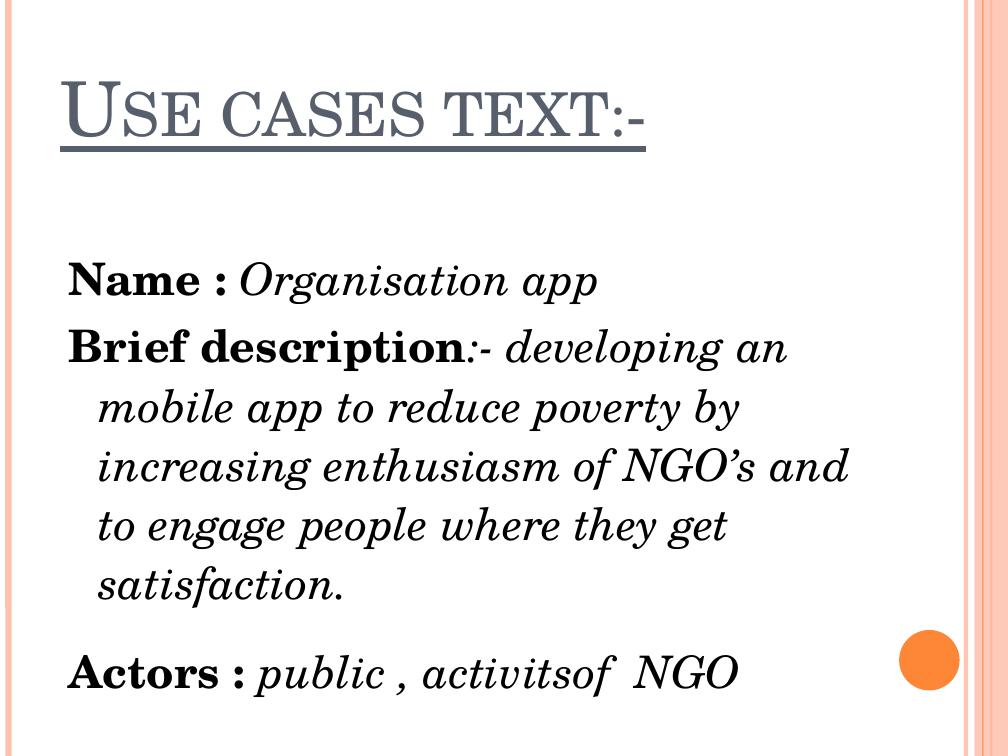
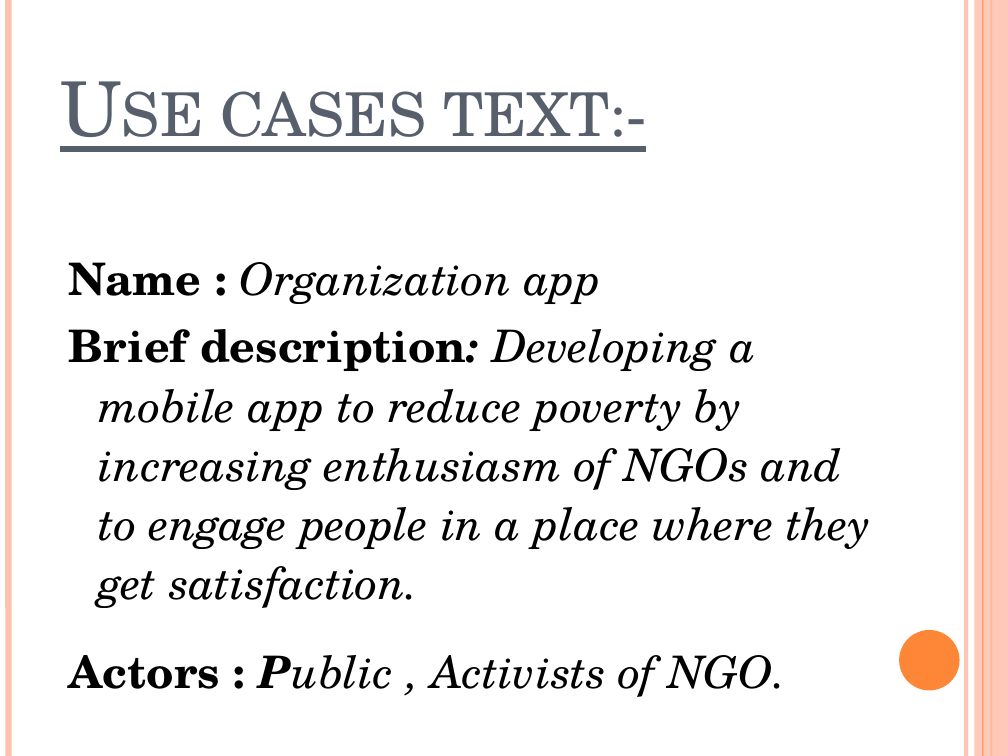
Before and after one commit to bhavikavanka/theme-based-project, a slide deck: slide 6 of Theme based project- organisation app.pptm. Drawn at 1008x756 pixels with LibreOffice and Linux fonts; fonts in the diff are those of the drawing. Boxes give left, top, right and bottom in pixels: in the first picture for what was removed or moved away, otherwise in the second. Text is boxed around its words. In the diff, an @@ line names an element or a change of style, - is before the commit and + after.

```diff
--- a/Theme based project- organisation app.pptm
+++ b/Theme based project- organisation app.pptm
@@ text at box(69, 262, 870, 697): text changed @@
-Name : Organisation app
-Brief description:- developing an mobile app to reduce poverty by increasing enthusiasm of NGO’s and to engage people where they get satisfaction.
-Actors : public , activitsof NGO
+Name : Organization app
+Brief description: Developing a mobile app to reduce poverty by increasing enthusiasm of NGOs and to engage people in a place where they get satisfaction.
+Actors : Public , Activists of NGO.
```
Also in this commit, not shown: 4 other slides changed, 1 other file.
